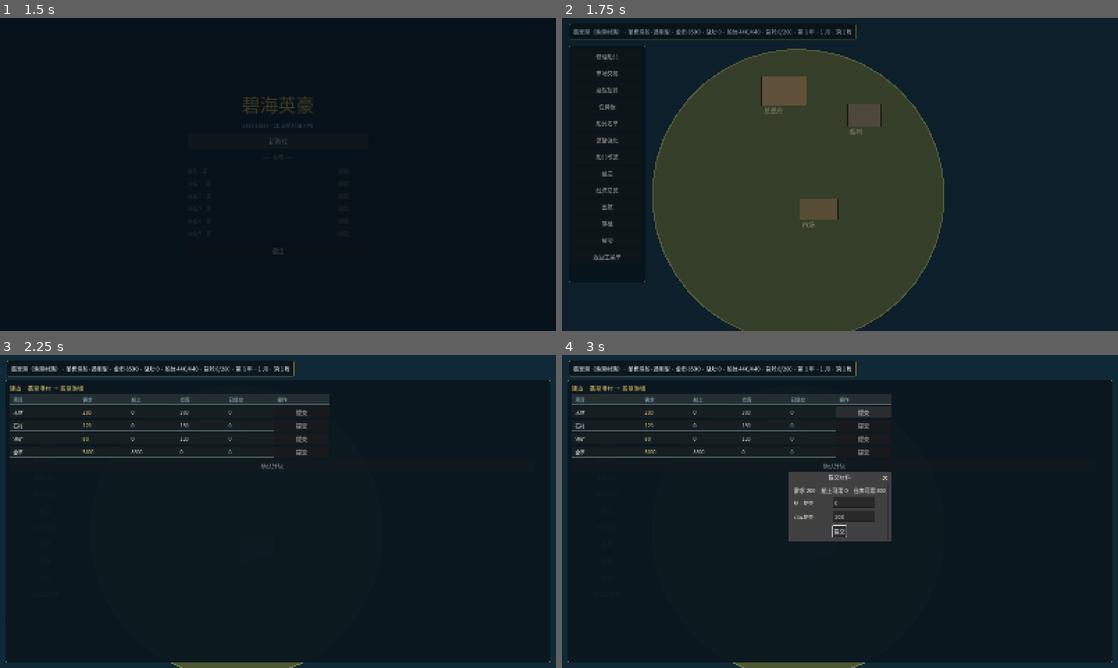
Above: before the commit, frames 1-4 (two rows, left to right).
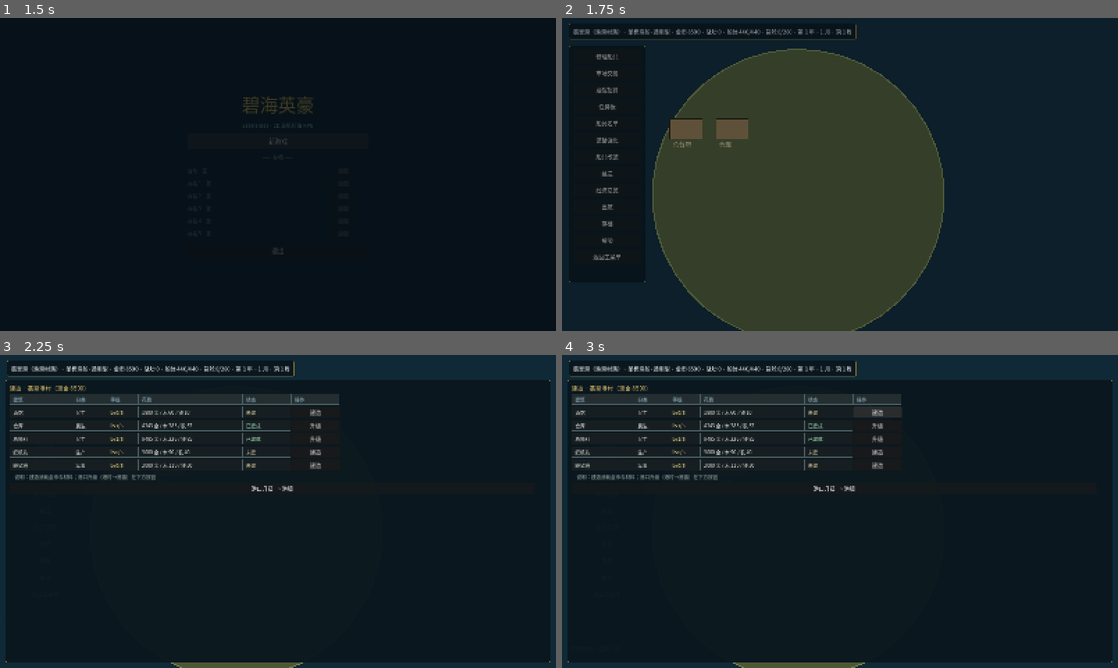
Above: after the commit, the same moments.

Repository: lucifermbbgh/OceanHero
Game: Godot game, scene res://scenes/main.tscn
The game is run twice, just before and just after one commit, with the same random seed, the same clock (stepped at 60 frames per second) and the same inputs.
Inputs (mouse positions are in pixels of both pictures, inside the frame that each line leads up to):
- Up to frame 1 (1.5 s): tap Enter at 0.5 s; move the mouse to (400, 158) at 0.52 s; hold D (steer_right) 0.53-1.25 s; tap B at 0.6 s; click (400, 158) at 0.67 s; tap Space at 0.77 s; click "新游戏" at 1.25 s
- Up to frame 2 (1.75 s): no input
- Up to frame 3 (2.25 s): click "建造" at 2 s
- Up to frame 4 (3 s): click (862, 411) at 2.75 s, where only the run before the commit has a clickable "提交"

Frame 1 is identical in both runs. In frame 2, 2.6% of the frame differs, in the area x 19-58%, y 18-68%; in frame 3, 2.2%; in frame 4, 6.2%, in the area x 2-61%, y 4-60%.

Commit message:
docs(1.2.1): 城镇升级改为建筑等级门槛、岛屿菜单差异化、新增仓库界面设计

Diff:
--- a/scripts/base/base_scene.gd
+++ b/scripts/base/base_scene.gd
@@ -69,10 +69,30 @@
 	# 岛屿
 	draw_circle(Vector2(0, 120), 420.0, Color(0.30, 0.34, 0.20))
 	draw_arc(Vector2(0, 120), 420.0, 0, TAU, 40, Color(0.45, 0.50, 0.30), 4.0)
-	# 总督府 / 码头 / 船坞 三块建筑
-	_building(Vector2(-40, -180), Vector2(130, 84), Color(0.55, 0.45, 0.30), "总督府")
-	_building(Vector2(190, -110), Vector2(96, 64), Color(0.45, 0.40, 0.32), "船坞")
-	_building(Vector2(60, 160), Vector2(110, 60), Color(0.50, 0.42, 0.28), "市场")
+	# 建筑：数据驱动（只画已建成的，位置来自 TownLayout 槽位）
+	var tp = load("res://scripts/ui/town_panel.gd")
+	var layout: Resource = tp.layout_for(GameState.home_port_tier)
+	if layout != null:
+		for slot in layout.slots:
+			var sid := String(slot.get("id", ""))
+			var bdef: Resource = null
+			for cand in tp.buildings_for_tier(GameState.home_port_tier):
+				if String(cand.slot_id) == sid:
+					bdef = cand
+					break
+			if bdef == null:
+				continue
+			if GameState.building_level(StringName(String(bdef.id))) <= 0:
+				continue
+			# 布局坐标（1600×900 画布）映射到城镇世界坐标
+			var sx := float(slot.get("x", 0.0))
+			var sy := float(slot.get("y", 0.0))
+			var sw := float(slot.get("w", 220.0))
+			var sh := float(slot.get("h", 140.0))
+			var world := Vector2((sx / 1600.0 - 0.5) * 760.0, (sy / 900.0 - 0.5) * 520.0 + 120.0)
+			var size := Vector2(sw * 0.42, sh * 0.42)
+			var col := Color(0.55, 0.45, 0.30) if String(bdef.category) == "民生" else Color(0.45, 0.42, 0.34)
+			_building(world, size, col, String(bdef.display_name))
 
 func _building(center: Vector2, size: Vector2, col: Color, label: String) -> void:
 	draw_rect(Rect2(center - size * 0.5, size), col)
@@ -1537,6 +1557,7 @@
 		_log("开始升级，工期 2 周")
 		_rebuild_build()
 		_refresh()
+		queue_redraw()
 	else:
 		_log(String(r.get("reason", "升级失败")))
 
@@ -2314,59 +2335,50 @@
 	for c in construct_list.get_children():
 		c.queue_free()
 	var tier := GameState.home_port_tier
-	var prefix := "翡翠"
-	var next_tier := mini(3, tier + 1)
-	_yard_title_to(construct_list, "建造 · %s → %s" % [
-		GameState.town_name(prefix, tier), GameState.town_name(prefix, next_tier)])
-	if tier >= 3:
-		construct_list.add_child(_lbl("　已是最高等级（港城）", 500, Color(0.75, 0.85, 0.7)))
-		return
-	var prog: Dictionary = GameState.build_progress("jadehaven", tier)
-	var need: Dictionary = prog["need"]
-	var have: Dictionary = prog["have"]
+	var tp = load("res://scripts/ui/town_panel.gd")
+	_yard_title_to(construct_list, "建造 · %s（现金 %d）" % [
+		GameState.town_name("翡翠", tier), GameState.gold])
 	var head := HBoxContainer.new()
 	head.add_theme_constant_override("separation", 0)
 	construct_list.add_child(head)
-	for spec in [["项目", 200], ["需求", 140], ["船上", 140], ["仓库", 140], ["已提交", 140], ["操作", 160]]:
+	for spec in [["建筑", 180], ["分类", 100], ["等级", 90], ["花费", 300], ["状态", 140], ["操作", 140]]:
 		head.add_child(_cell_box(String(spec[0]), int(spec[1]), Color(0.62, 0.78, 0.85), true))
-	for m in need.keys():
-		var mat := String(m)
+	for bdef in tp.buildings_for_tier(tier):
+		var bid := StringName(String(bdef.id))
+		var lv := GameState.building_level(bid)
+		var maxlv := int(bdef.max_level)
 		var row := HBoxContainer.new()
 		row.add_theme_constant_override("separation", 0)
 		construct_list.add_child(row)
-		var nm := "金币" if mat == "gold" else mat
-		if mat != "gold":
-			var cd: Resource = DataRegistry.get_commodity(StringName(mat))
-			if cd != null:
-				nm = String(cd.display_name)
-		var in_ship := 0
-		var in_wh := 0
-		if mat == "gold":
-			in_ship = GameState.gold
-			in_wh = GameState.bank_deposited()
-		else:
-			in_ship = int(GameState.cargo.get(StringName(mat), 0))
-			in_wh = int(GameState.warehouse.get(StringName(mat), 0))
-		row.add_child(_cell_box(nm, 200))
-		row.add_child(_cell_box(str(int(need[m])), 140, Color(0.95, 0.9, 0.55)))
-		row.add_child(_cell_box(str(in_ship), 140))
-		row.add_child(_cell_box(str(in_wh), 140))
-		row.add_child(_cell_box(str(int(have.get(m, 0))), 140, Color(0.6, 0.85, 0.7)))
-		var btn_box := PanelContainer.new()
-		btn_box.custom_minimum_size = Vector2(160, 30)
-		var sub := Button.new()
-		sub.text = "提交"
-		sub.custom_minimum_size = Vector2(120, 26)
-		var mv := String(mat)
-		var need_v := int(need[m])
-		sub.pressed.connect(func(): _open_submit(mv, need_v, in_ship, in_wh))
-		btn_box.add_child(sub)
-		row.add_child(btn_box)
-	var ready := bool(prog["ready"])
+		row.add_child(_cell_box(String(bdef.display_name), 180))
+		row.add_child(_cell_box(String(bdef.category), 100))
+		row.add_child(_cell_box("Lv%d/%d" % [lv, maxlv], 90, Color(0.95, 0.9, 0.55)))
+		var cost_txt := "—"
+		var can := false
+		if lv < maxlv:
+			var cost: Dictionary = bdef.cost_for(lv + 1)
+			cost_txt = "%d 金 / 木 %d / 铁 %d" % [int(cost.gold), int(cost.timber), int(cost.iron)]
+			can = GameState.gold >= int(cost.gold)
+		row.add_child(_cell_box(cost_txt, 300))
+		var st := "已建成" if lv > 0 else "未建"
+		if GameState.building_upgrades.has(bid):
+			st = "升级中"
+		row.add_child(_cell_box(st, 140, Color(0.6, 0.85, 0.7) if lv > 0 else Color(0.8, 0.75, 0.6)))
+		var op := PanelContainer.new()
+		op.custom_minimum_size = Vector2(140, 30)
+		var btn := Button.new()
+		btn.text = "升级" if lv > 0 else "建造"
+		btn.custom_minimum_size = Vector2(100, 26)
+		btn.disabled = (lv >= maxlv) or GameState.building_upgrades.has(bid) or not can
+		var bidv: StringName = bid
+		btn.pressed.connect(func(): _start_parallel_upgrade(bidv))
+		op.add_child(btn)
+		row.add_child(op)
+	construct_list.add_child(_lbl("　说明：建造消耗金币与材料；港口升级（港村→港镇）在下方按钮", 700, Color(0.66, 0.72, 0.7)))
 	var up := Button.new()
-	up.text = "确认升级"
-	up.custom_minimum_size = Vector2(180, 34)
-	up.disabled = not ready
+	up.text = "港口升级 → %s" % GameState.town_suffix(mini(3, tier + 1))
+	up.custom_minimum_size = Vector2(200, 34)
+	up.disabled = tier >= 3
 	up.pressed.connect(func(): _do_build_upgrade())
 	construct_list.add_child(up)
 
Binary file added: docs/screenshots/53-town-buildings.png
Not shown, added: docs/版本文档/1.2.1-升级说明.md
Not shown, changed: docs/版本文档/变更记录.md
Not shown, changed: docs/版本文档/版本规划.md
